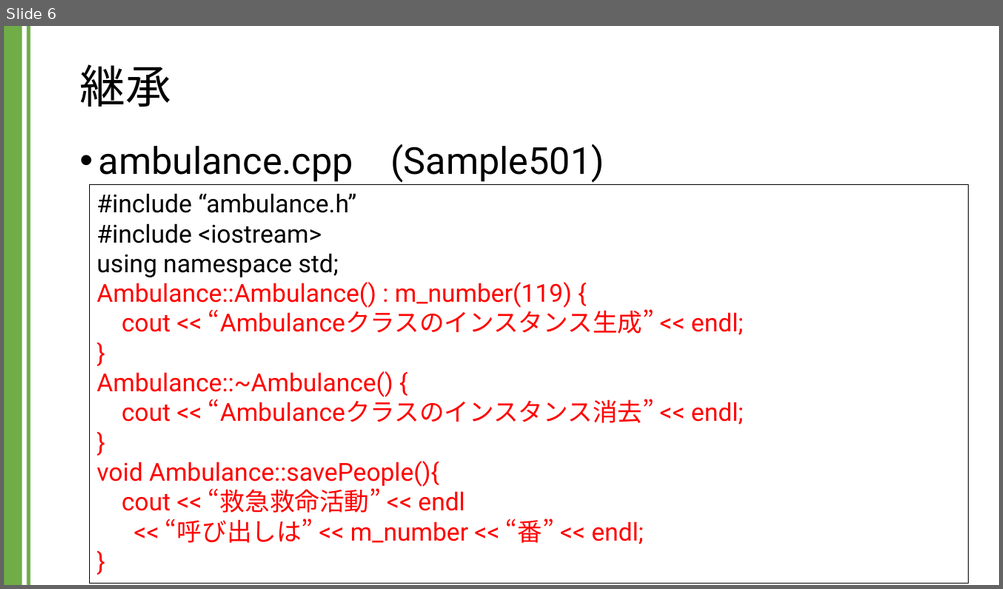
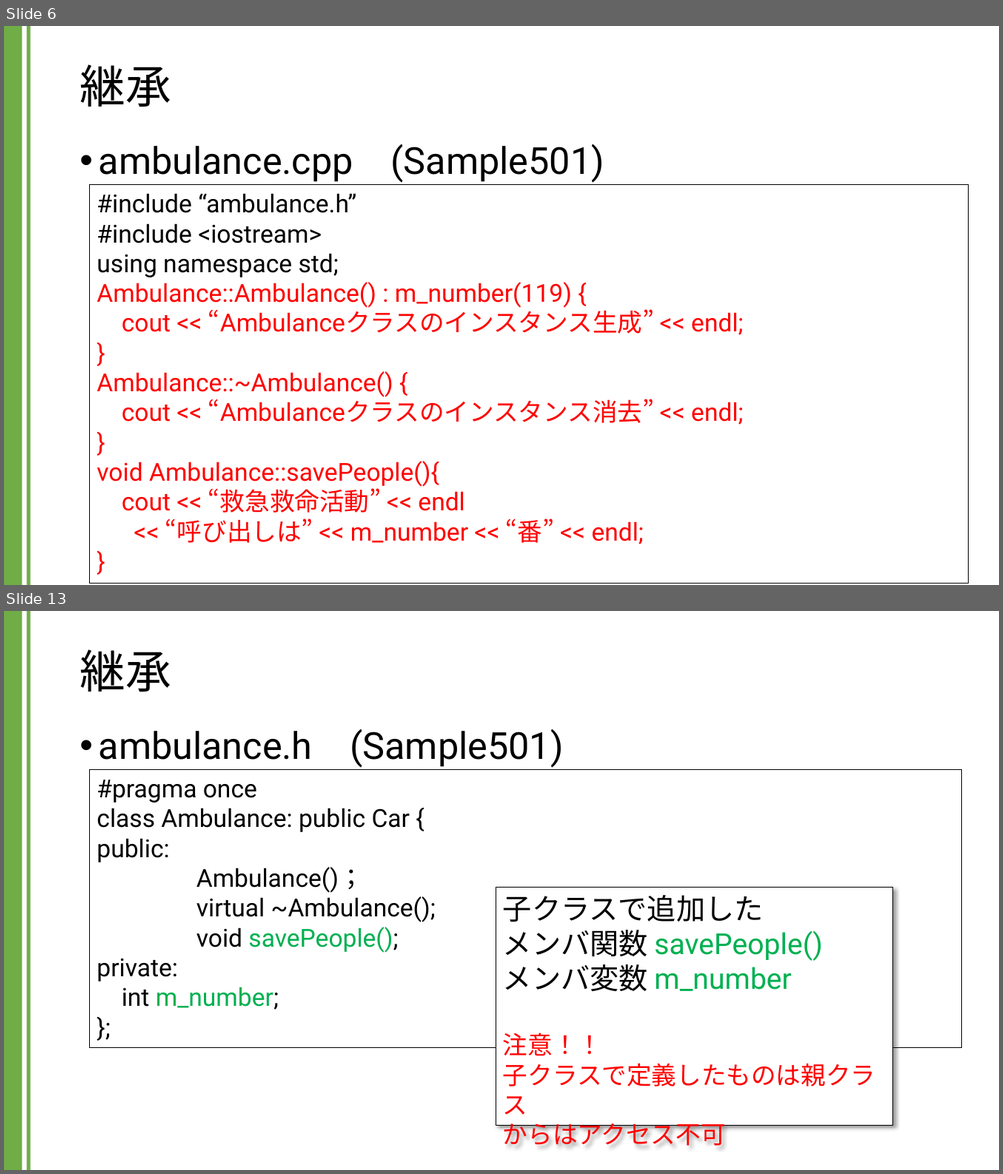
Before and after one commit to kic-murata/cpp2024, a slide deck: 授業資料/講義資料：継承とポリモーフィズム.pptx. Shown one above the other, each under a label of ours: slide 6 before the commit, slides 6 and 13 after it; the slides between them are not shown. The pictures are 1003x589 and 1003x1174 pixels, drawn with LibreOffice and Linux fonts; fonts in the diff are those of the drawing. Boxes give left, top, right and bottom in pixels: in the first picture for what was removed or moved away, otherwise in the second. Text is boxed around its words. In the diff, an @@ line names an element or a change of style, - is before the commit and + after.

```diff
--- a/授業資料/講義資料：継承とポリモーフィズム.pptx
+++ b/授業資料/講義資料：継承とポリモーフィズム.pptx
@@ slide 13 added at [4, 611, 999, 1170], background #FFFFFF; not listed: 2 template elements that a slide beside it also shows @@
@@ title added at [79, 649, 170, 692], 44 pt, text #000000 @@
+継承
@@ text added at [99, 729, 563, 767], 36 pt, text #000000 @@
+• ambulance.h (Sample501)
@@ rectangle added at [90, 769, 962, 1048], outline #000000 0.75 pt, 24 pt, text #000000 @@
+#pragma once
+class Ambulance: public Car {
+public:
+Ambulance()；
+virtual ~Ambulance();
+void savePeople();
+private:
+int m_number;
+};
@@ rectangle added at [495, 887, 893, 1126], fill #FFFFFF, outline #000000 0.75 pt, 28 pt, text #FF0000 @@
+子クラスで追加した
+メンバ関数 savePeople()
+メンバ変数 m_number
+注意！！
+子クラスで定義したものは親クラス
+からはアクセス不可
```
Also in this commit, not shown: 2 slides changed, 14 other slides added.
